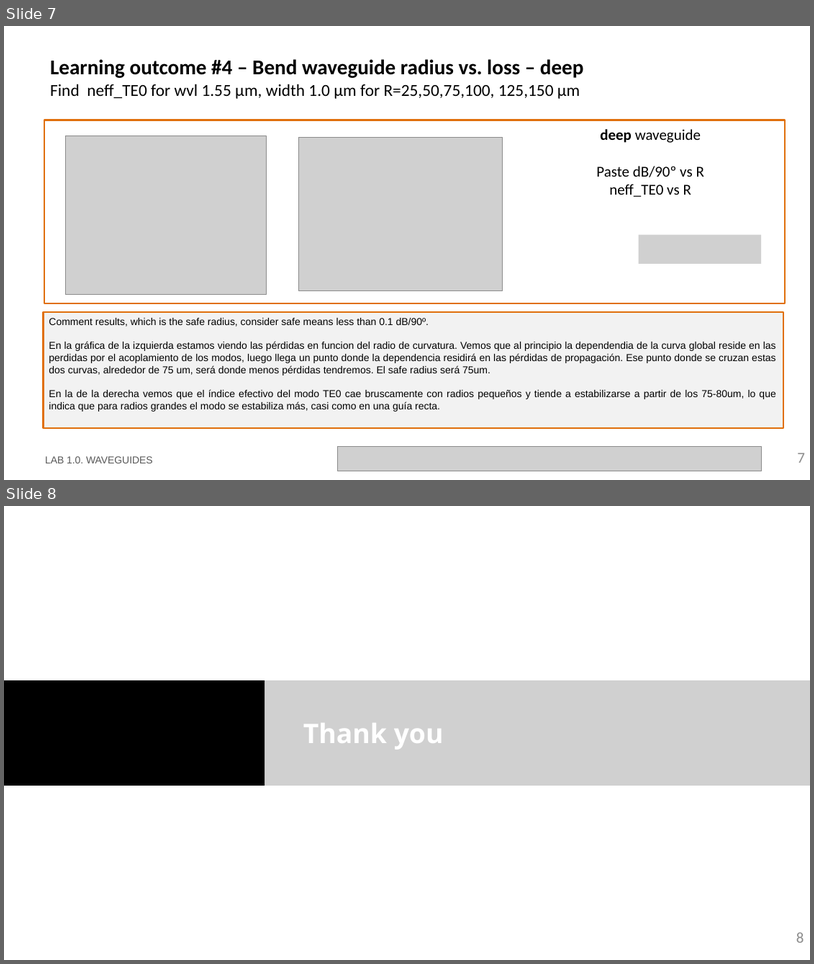
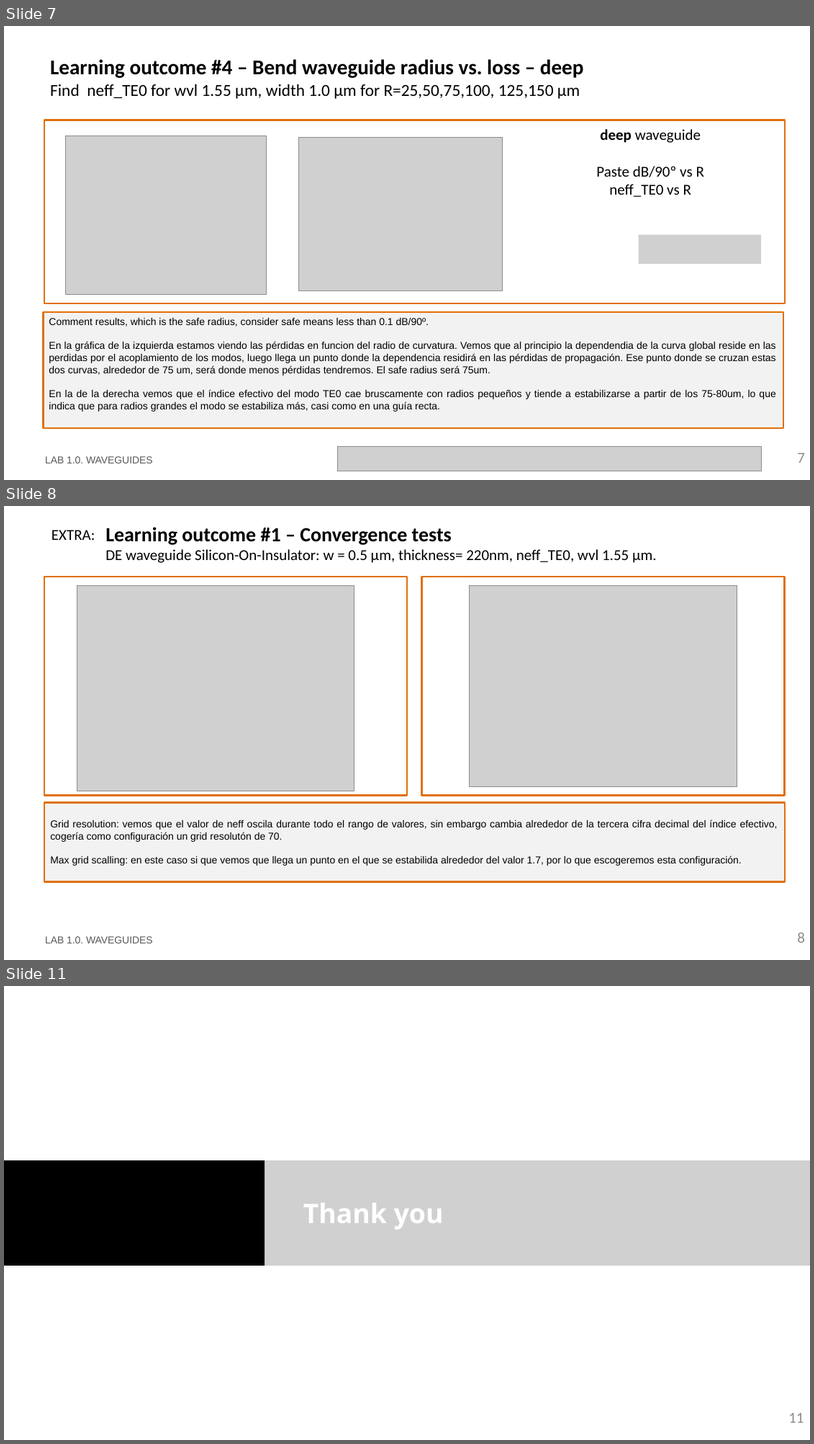
Before and after one commit to nmargar4/pic-upv-lab1_nadia, a slide deck: LabBook_10.pptx. Shown one above the other, each under a label of ours: slides 7 and 8 before the commit, slides 7, 8 and 11 after it; the slides between them are not shown. The pictures are 814x964 and 814x1444 pixels, drawn with LibreOffice and Linux fonts; fonts in the diff are those of the drawing; grey boxes stand for pictures; background and template pictures are left out. Boxes give left, top, right and bottom in pixels: in the first picture for what was removed or moved away, otherwise in the second. Text is boxed around its words. In the diff, an @@ line names an element or a change of style, - is before the commit and + after.

```diff
--- a/LabBook_10.pptx
+++ b/LabBook_10.pptx
@@ slide 8 added at (4,506,810,960), background #FFFFFF @@
@@ text added at (106,527,657,563), 18 pt, text #000000 @@
+Learning outcome #1 – Convergence tests
+DE waveguide Silicon-On-Insulator: w = 0.5 µm, thickness= 220nm, neff_TE0, wvl 1.55 µm.
@@ text added at (52,530,95,540), 18 pt, text #000000 @@
+EXTRA:
@@ rectangle added at (44,577,407,795), outline #E0700D 2.25 pt @@
@@ picture added at (77,586,354,791) @@
@@ rectangle added at (422,577,785,795), outline #E0700D 2.25 pt @@
@@ picture added at (470,586,738,787) @@
@@ rectangle added at (44,803,786,882), fill #F2F2F2, outline #E0700D 2.25 pt, 12 pt, text #000000 @@
+Grid resolution: vemos que el valor de neff oscila durante todo el rango de valores, sin embargo cambia alrededor de la tercera cifra decimal del índice efectivo, cogería como configuración un grid resolutón de 70.
+Max grid scalling: en este caso si que vemos que llega un punto en el que se estabilida alrededor del valor 1.7, por lo que escogeremos esta configuración.
@@ text added at (45,936,153,943), 12 pt, text #585858 @@
+LAB 1.0. WAVEGUIDES
@@ page number added at (797,932,805,942), 18 pt, text #8C8C8C @@
+8
@@ what was slide 8 is now slide 11 @@
@@ page number at (789,1412,804,1422): text changed @@
-8
+11
```
Also in this commit, not shown: 3 slides changed, 2 other slides added.
